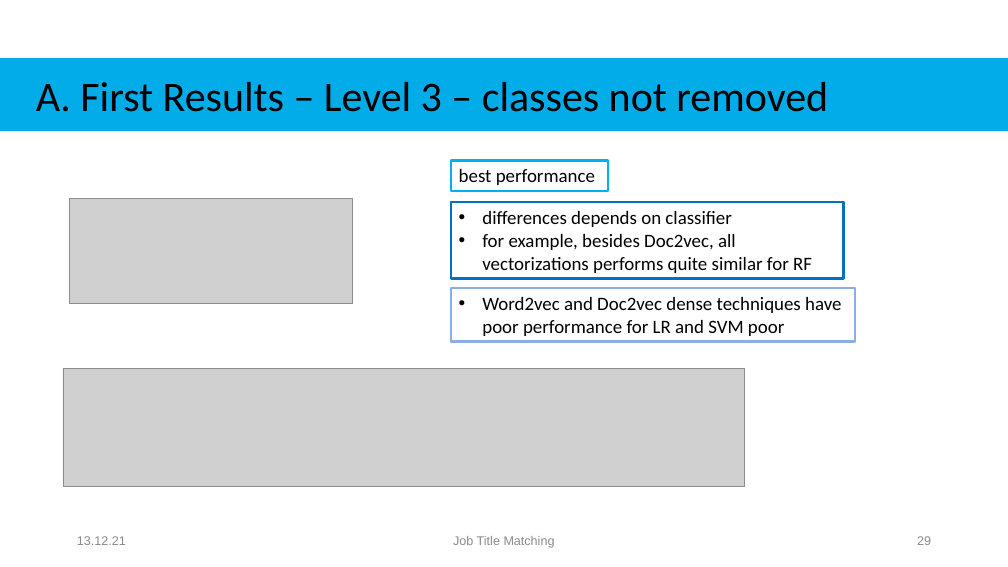
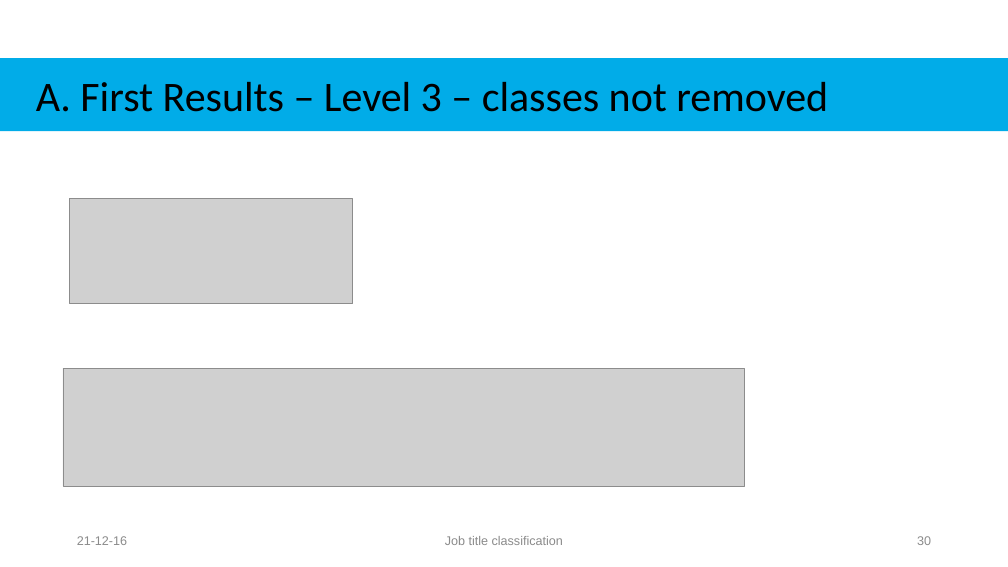
Before and after one commit to Rahkakavee/job-title-matching, a slide deck: slide 30 of presentation/Kolloquium.pptx (slide 29 before the commit). Drawn at 1008x567 pixels with LibreOffice and Linux fonts; fonts in the diff are those of the drawing; grey boxes stand for pictures. Boxes give left, top, right and bottom in pixels: in the first picture for what was removed or moved away, otherwise in the second. Text is boxed around its words. In the diff, an @@ line names an element or a change of style, - is before the commit and + after.

```diff
--- a/presentation/Kolloquium.pptx
+++ b/presentation/Kolloquium.pptx
@@ rectangle removed at <box>451,160,608,191</box> @@
-best performance
@@ rectangle removed at <box>451,202,844,278</box> @@
-• differences depends on classifier
-• for example, besides Doc2vec, all vectorizations performs quite similar for RF
@@ rectangle removed at <box>451,288,855,342</box> @@
-• Word2vec and Doc2vec dense techniques have poor performance for LR and SVM poor
@@ text at <box>77,536,127,545</box>: text changed @@
-13.12.21
+21-12-16
@@ text at <box>445,536,563,545</box>: text changed @@
-Job Title Matching
+Job title classification
@@ page number at <box>917,536,931,545</box>: text changed @@
-29
+30
```
Also in this commit, not shown: 32 other slides changed, 4 slides added, 4 other files.
